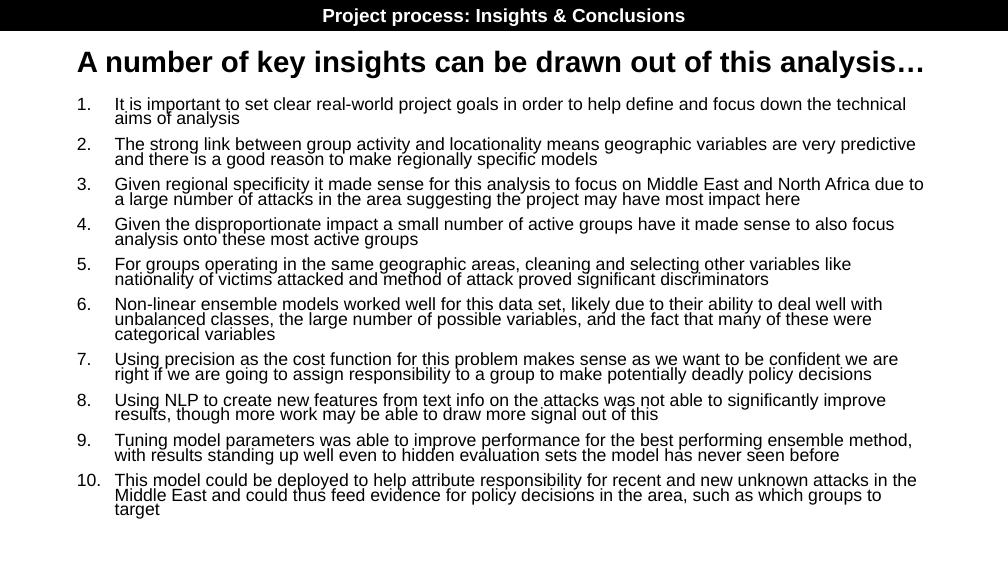
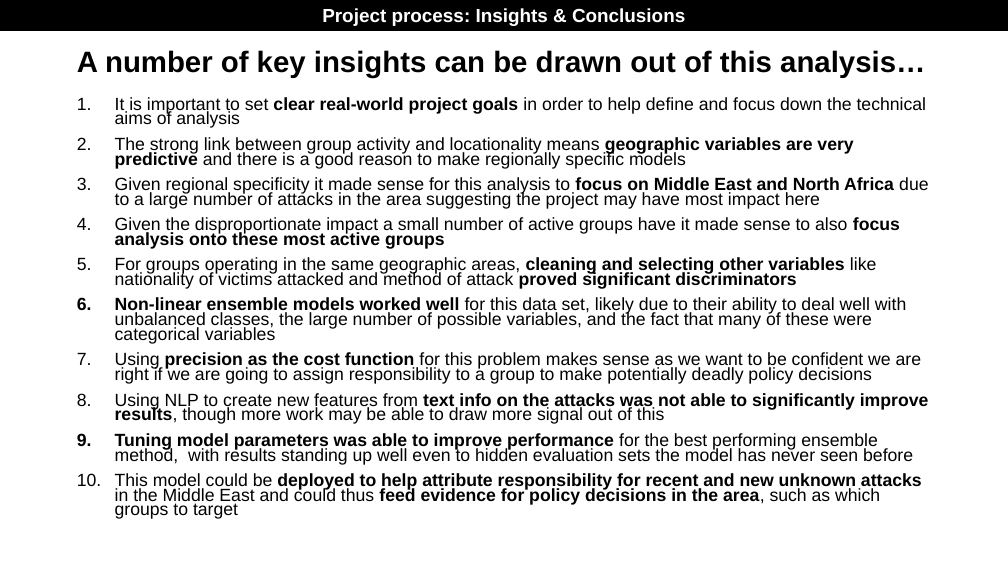
Before and after one commit to skanalytic/fellowshipai_challenge, a slide deck: slide 37 of final_presentation/FellowshipAI_challenge_terror_groups_samuel_king_final_presentation.pptx. Drawn at 1008x567 pixels with LibreOffice and Linux fonts; fonts in the diff are those of the drawing; background and template pictures are left out. Boxes give left, top, right and bottom in pixels: in the first picture for what was removed or moved away, otherwise in the second. Text is boxed around its words. In the diff, an @@ line names an element or a change of style, - is before the commit and + after.

```diff
--- a/final_presentation/FellowshipAI_challenge_terror_groups_samuel_king_final_presentation.pptx
+++ b/final_presentation/FellowshipAI_challenge_terror_groups_samuel_king_final_presentation.pptx
@@ text "It is important to set ..." at (115,97,929,519): bold on in "clear real-world project goals", "geographic variables are very predictive", "focus on Middle East and North Africa", "focus analysis onto these most active groups" and 6 more places @@
```
Also in this commit, not shown: 2 other slides changed, 4 other files.
